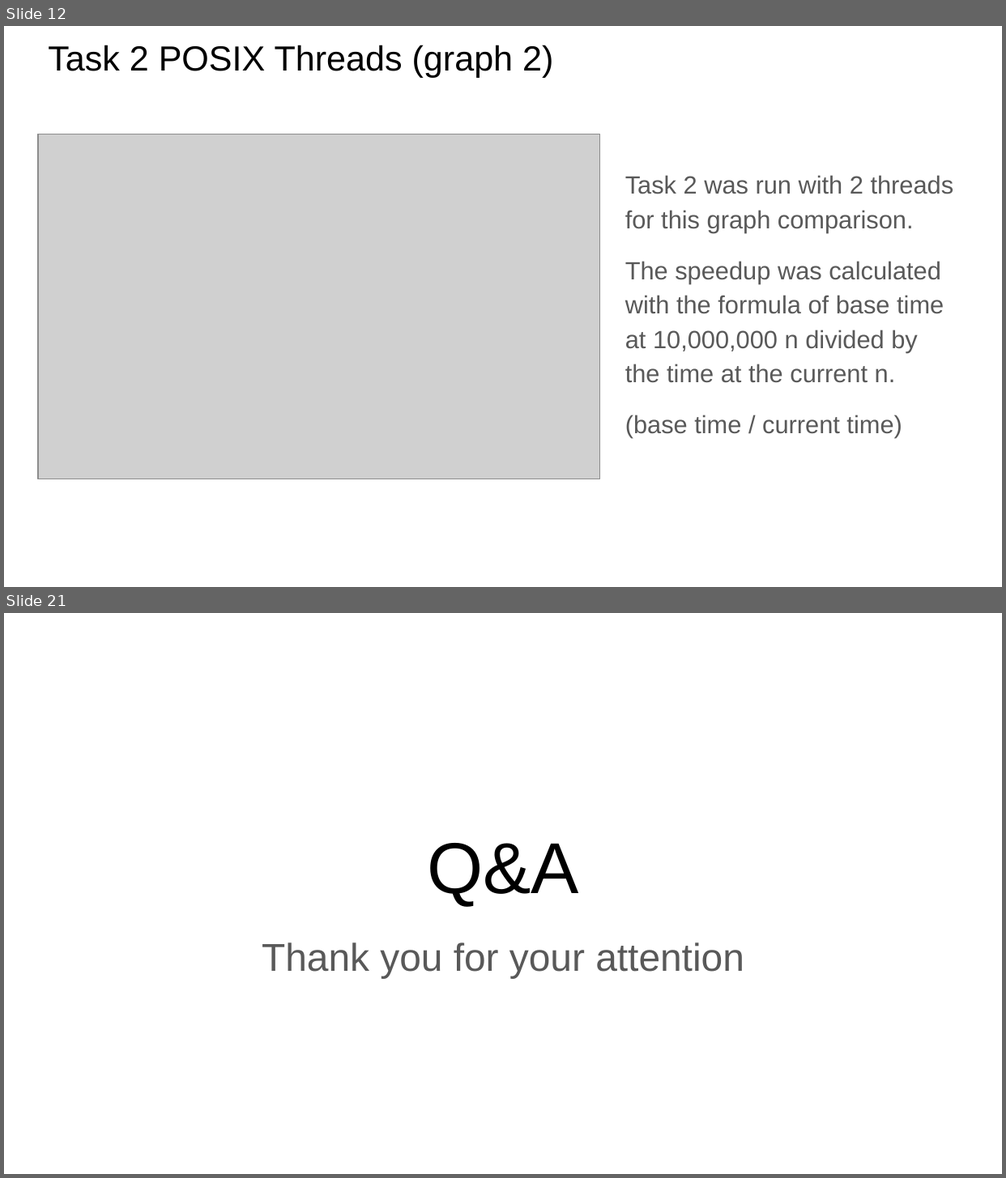
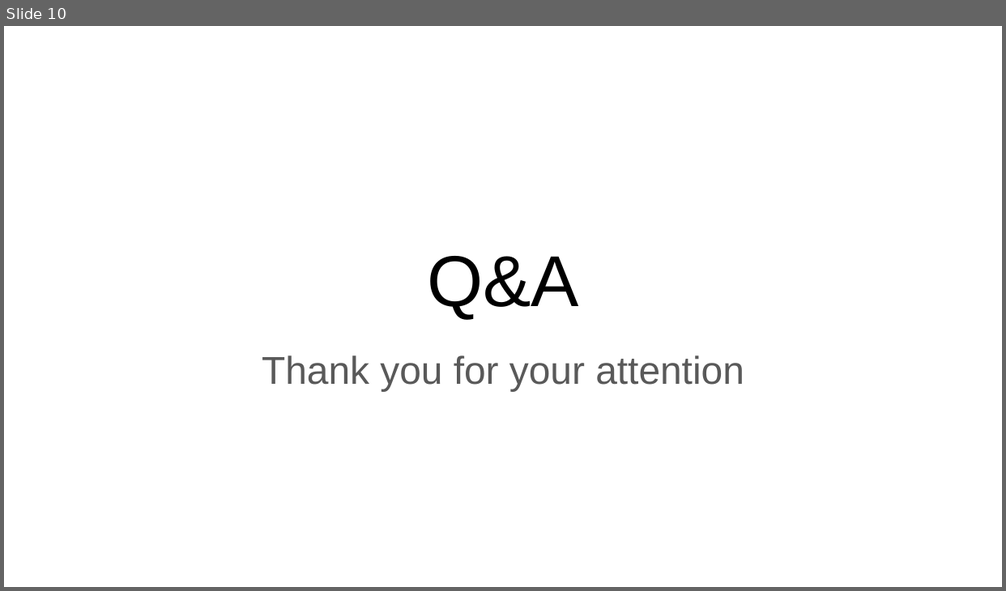
Before and after one commit to loolishen/FIT3143_Lab1, a slide deck: lab_2/FIT3143 Lab 2.pptx. Shown one above the other, each under a label of ours: slides 12 and 21 before the commit, slide 10 after it; the slides between them are not shown. The pictures are 1006x1178 and 1006x591 pixels, drawn with LibreOffice and Linux fonts; fonts in the diff are those of the drawing; grey boxes stand for pictures. Boxes give left, top, right and bottom in pixels: in the first picture for what was removed or moved away, otherwise in the second. Text is boxed around its words. In the diff, an @@ line names an element or a change of style, - is before the commit and + after.

```diff
--- a/lab_2/FIT3143 Lab 2.pptx
+++ b/lab_2/FIT3143 Lab 2.pptx
@@ slide 12 removed at (4, 26, 1002, 587), background #FFFFFF @@
@@ title removed at (48, 45, 553, 77) @@
-Task 2 POSIX Threads (graph 2)
@@ picture removed at (38, 134, 600, 479) @@
@@ text removed at (625, 175, 954, 438) @@
-Task 2 was run with 2 threads for this graph comparison.
-The speedup was calculated with the formula of base time at 10,000,000 n divided by the time at the current n.
-(base time / current time)
@@ what was slide 21 is now slide 10 @@
```
Also in this commit, not shown: 1 slide changed, 8 slides added, 18 other slides removed.
